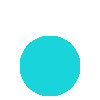
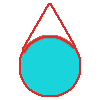
Comparing the layer stacks of the two 100 x 100 images. Changes:
painted on "椭圆 1" over [19, 3, 81, 97]
